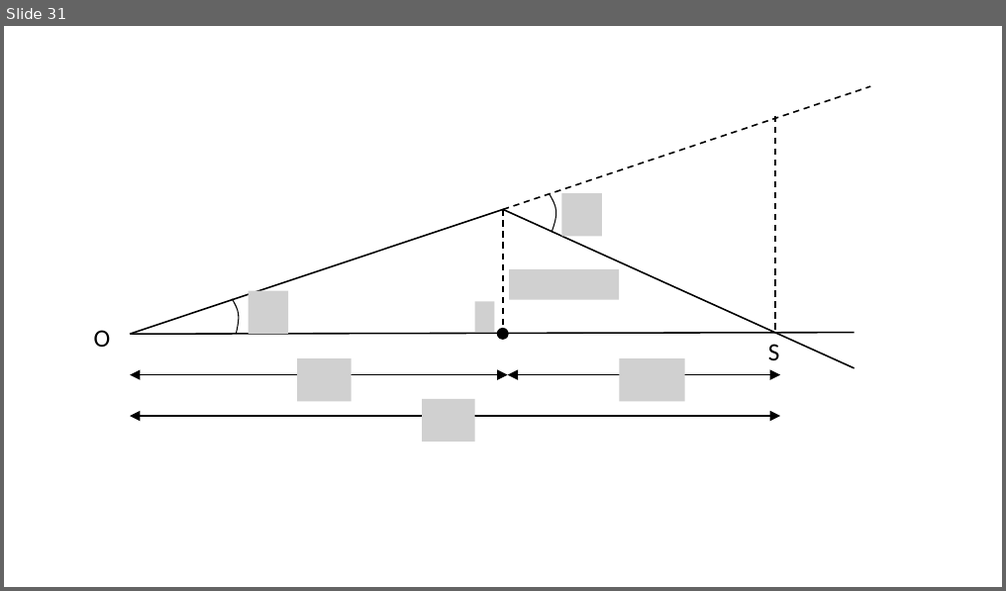
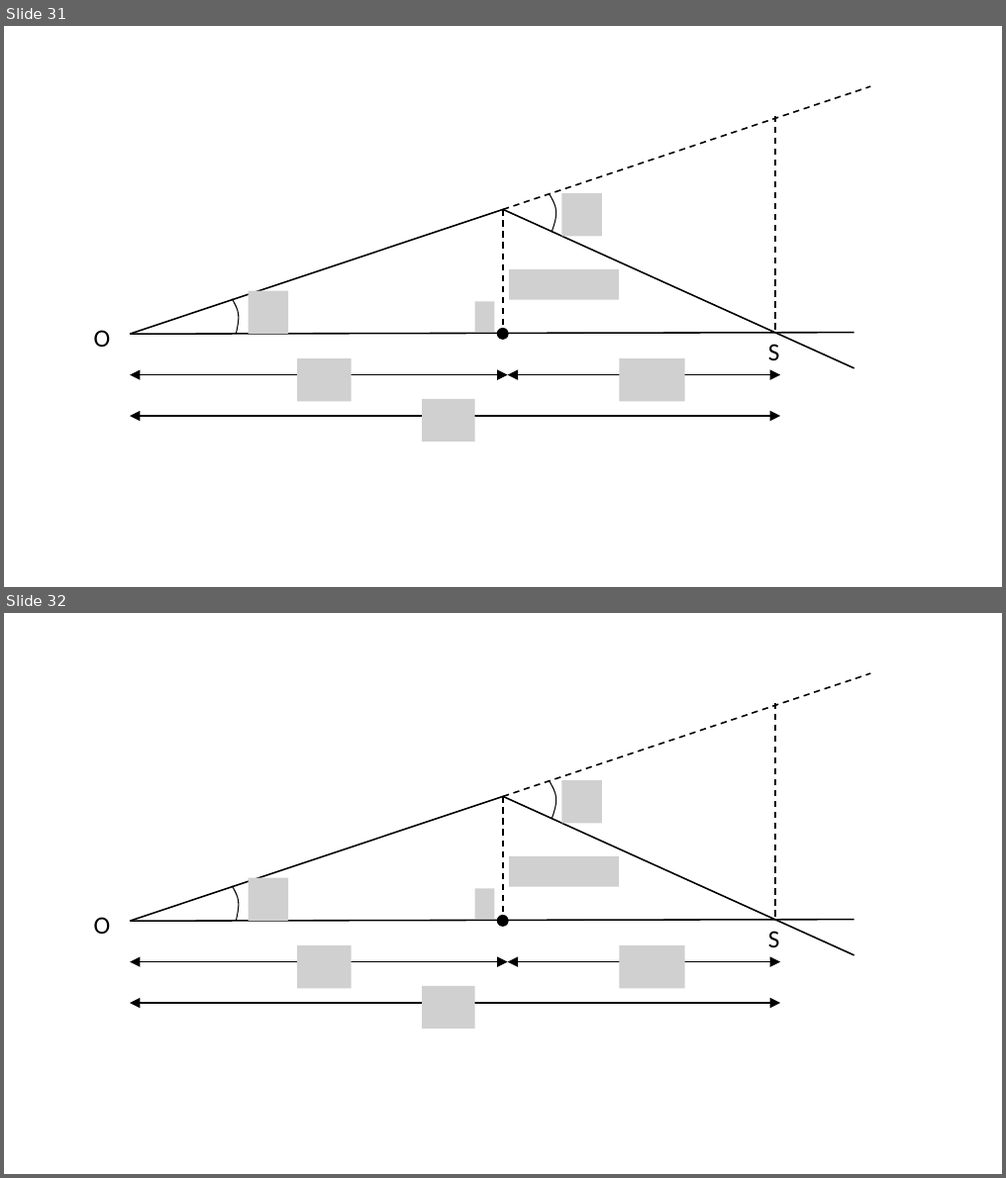
Before and after one commit to lingxz/lightbending, a slide deck: presentation.pptx. Shown one above the other, each under a label of ours: slide 31 before the commit, slides 31 and 32 after it. The pictures are 1006x591 and 1006x1178 pixels, drawn with LibreOffice and Linux fonts; fonts in the diff are those of the drawing; grey boxes stand for pictures. Boxes give left, top, right and bottom in pixels: in the first picture for what was removed or moved away, otherwise in the second. Text is boxed around its words. In the diff, an @@ line names an element or a change of style, - is before the commit and + after.

```diff
--- a/presentation.pptx
+++ b/presentation.pptx
@@ slide 32 added at box(4, 613, 1002, 1174), background #FFFFFF @@
@@ line added from (503, 796) to (871, 673), #000000 1.5 pt dashed @@
@@ line added from (776, 703) to (776, 920), #000000 1.5 pt dashed @@
@@ freeform shape added at box(539, 781, 562, 818), outline #000000 1 pt @@
@@ picture added at box(561, 780, 601, 823) @@
@@ line added from (130, 922) to (503, 796), #000000 1.5 pt @@
@@ line added from (503, 796) to (854, 956), #000000 1.5 pt @@
@@ line added from (503, 796) to (503, 920), #000000 1.5 pt dashed @@
@@ picture added at box(249, 878, 288, 921) @@
@@ picture added at box(509, 857, 620, 886) @@
@@ freeform shape added at box(226, 886, 243, 921), outline #000000 1 pt @@
@@ picture added at box(475, 888, 494, 919) @@
@@ text added at box(94, 917, 111, 934), 24 pt, text #000000 @@
+O
@@ line added from (130, 922) to (854, 920), #000000 1.5 pt @@
@@ ellipse added at box(497, 916, 508, 926), fill #000000, outline #000000 1 pt @@
@@ text added at box(768, 931, 780, 948), 24 pt, text #000000 @@
+S
@@ double arrow added from (130, 961) to (508, 961), #000000 1.5 pt @@
@@ picture added at box(297, 947, 351, 989) @@
@@ double arrow added from (508, 961) to (780, 961), #000000 1.5 pt @@
@@ picture added at box(620, 947, 685, 989) @@
@@ picture added at box(422, 986, 475, 1029) @@
@@ double arrow added from (130, 1003) to (780, 1003), #000000 1.5 pt @@
```
Also in this commit, not shown: 1 other slide added, 7 other files.
